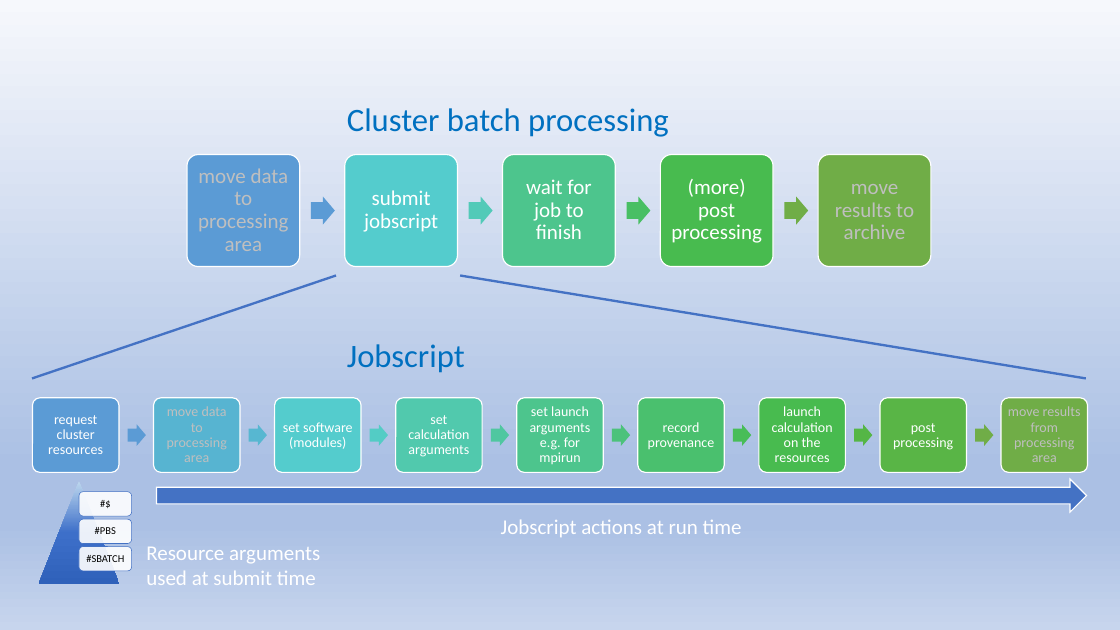
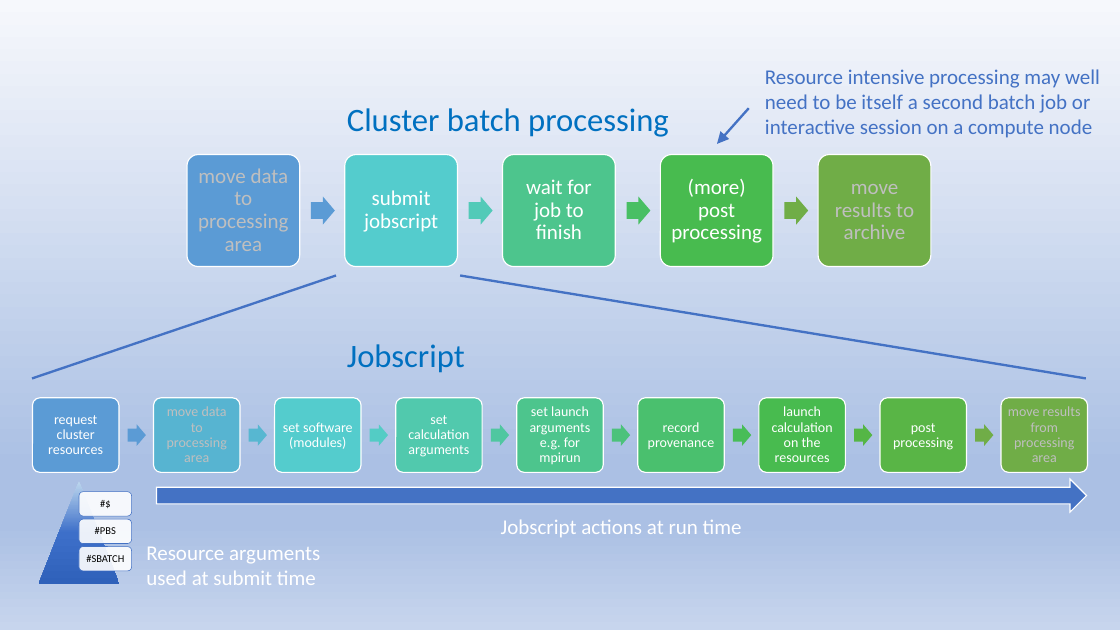
Before and after one commit to cjlegg/clusterdemo, a slide deck: slide 1 of docs/jobscript flow diagram.pptx. Drawn at 1120x630 pixels with LibreOffice and Linux fonts; fonts in the diff are those of the drawing. Boxes give left, top, right and bottom in pixels: in the first picture for what was removed or moved away, otherwise in the second. Text is boxed around its words. In the diff, an @@ line names an element or a change of style, - is before the commit and + after.

```diff
--- a/docs/jobscript flow diagram.pptx
+++ b/docs/jobscript flow diagram.pptx
@@ text added at box(765, 69, 1100, 138), 18 pt, text #4472C4 @@
+Resource intensive processing may well need to be itself a second batch job or interactive session on a compute node
@@ arrow added from (749, 108) to (718, 144), #4472C4 2 pt @@
```
Also in this commit, not shown: 1 other file.
